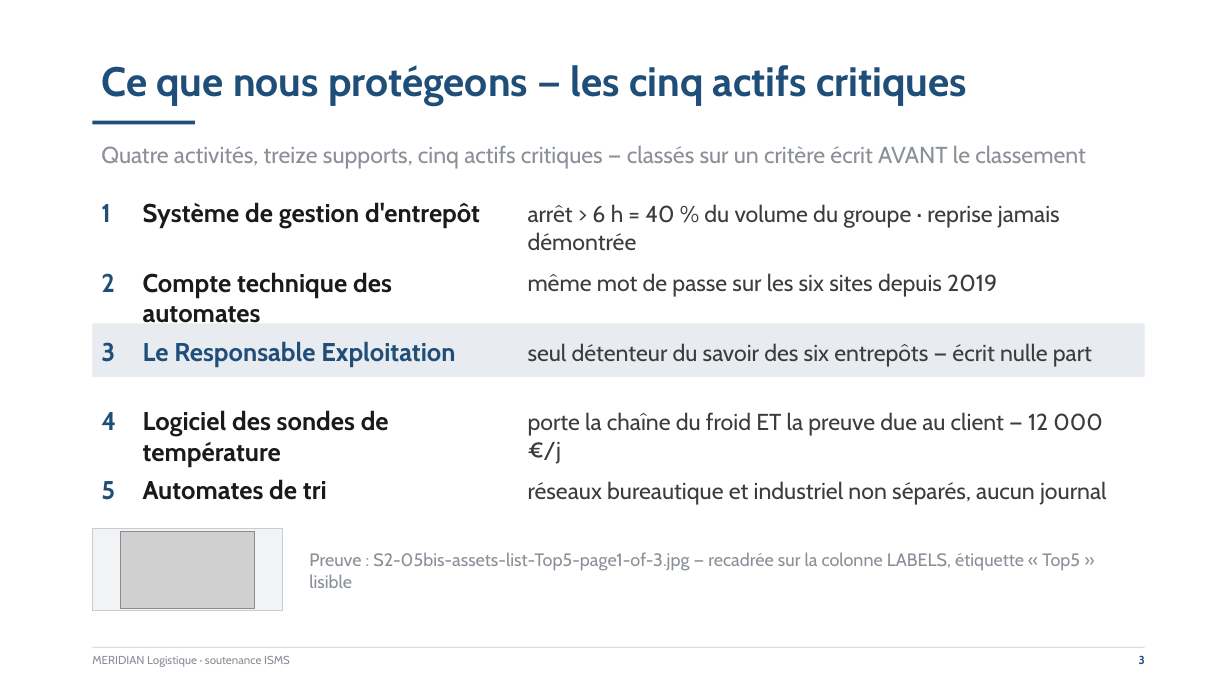
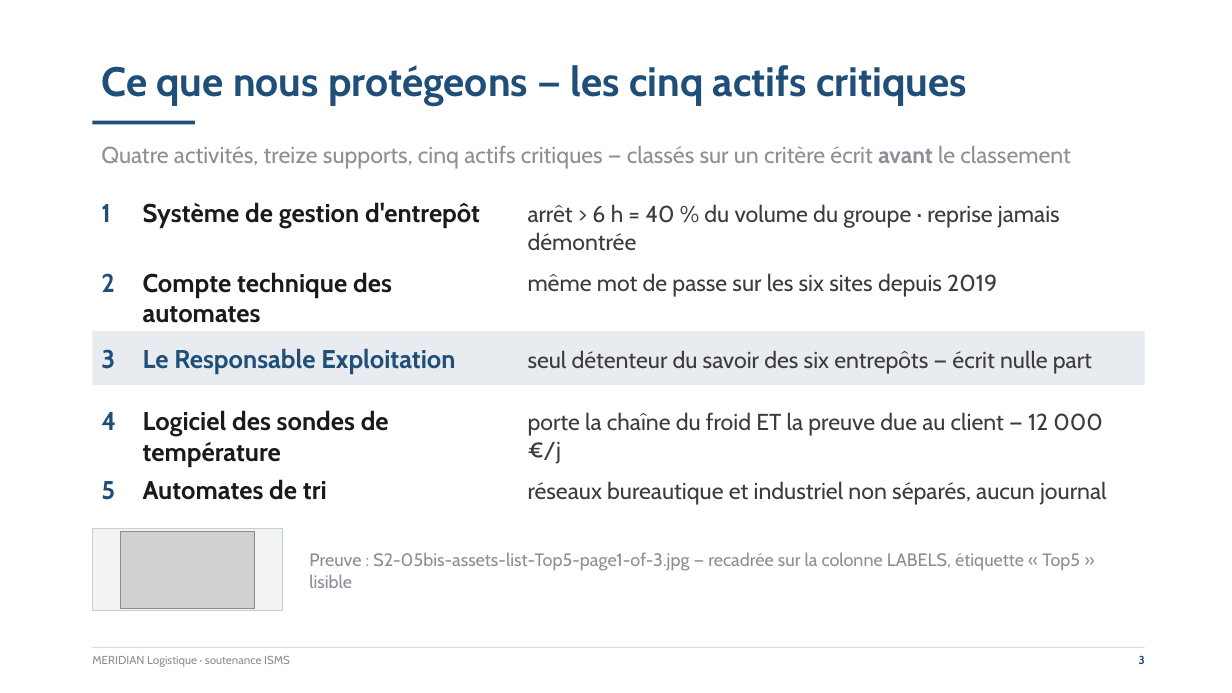
Before and after one commit to Override-6/ISMS-cours, a slide deck: slide 3 of meridian.pptx. Drawn at 1232x693 pixels with LibreOffice and Linux fonts; fonts in the diff are those of the drawing; grey boxes stand for pictures. Boxes give left, top, right and bottom in pixels: in the first picture for what was removed or moved away, otherwise in the second. Text is boxed around its words. In the diff, an @@ line names an element or a change of style, - is before the commit and + after.

```diff
--- a/meridian.pptx
+++ b/meridian.pptx
@@ text at [101, 146, 1071, 169]: text changed @@
-Quatre activités, treize supports, cinq actifs critiques — classés sur un critère écrit AVANT le classement
+Quatre activités, treize supports, cinq actifs critiques — classés sur un critère écrit avant le classement
@@ 2 texts, 1 rectangle: place and size @@
-2 texts, 1 rectangle at [92, 323, 1145, 377]
+2 texts, 1 rectangle at [92, 331, 1145, 384]
@@ text "seul détenteur du savoir des ...": place and size @@
-text "seul détenteur du savoir des ..." at [528, 343, 1092, 367]
+text "seul détenteur du savoir des ..." at [528, 350, 1092, 374]
```
Also in this commit, not shown: 5 other slides changed.
